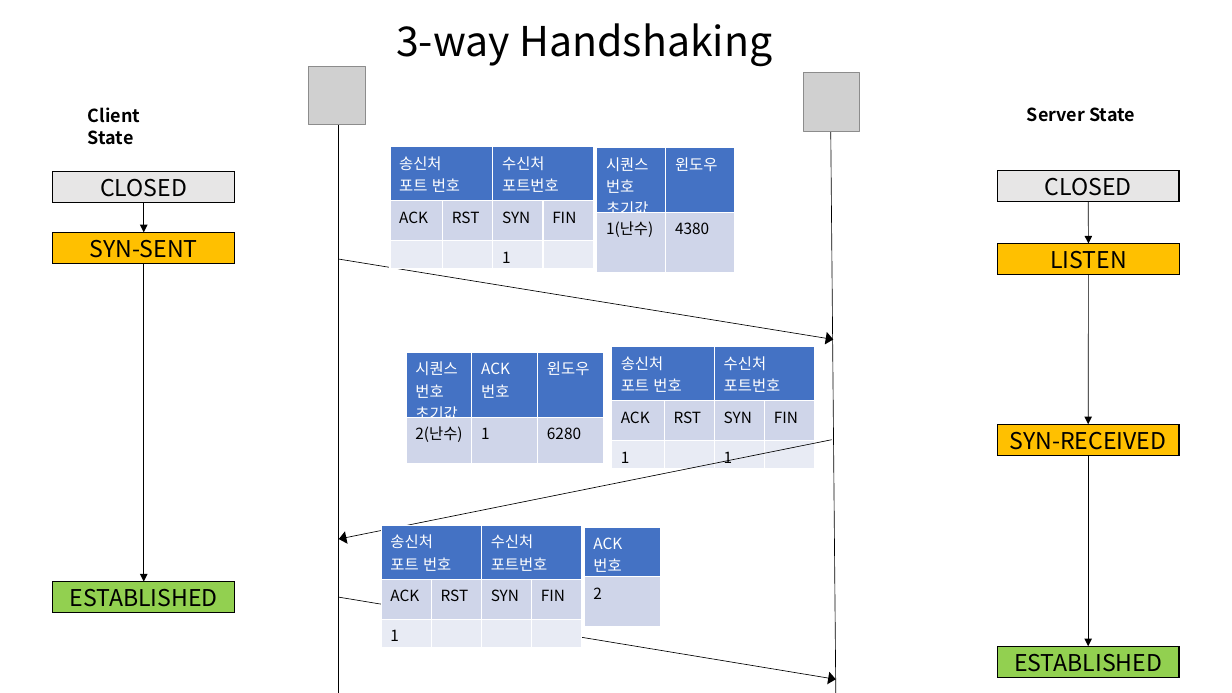
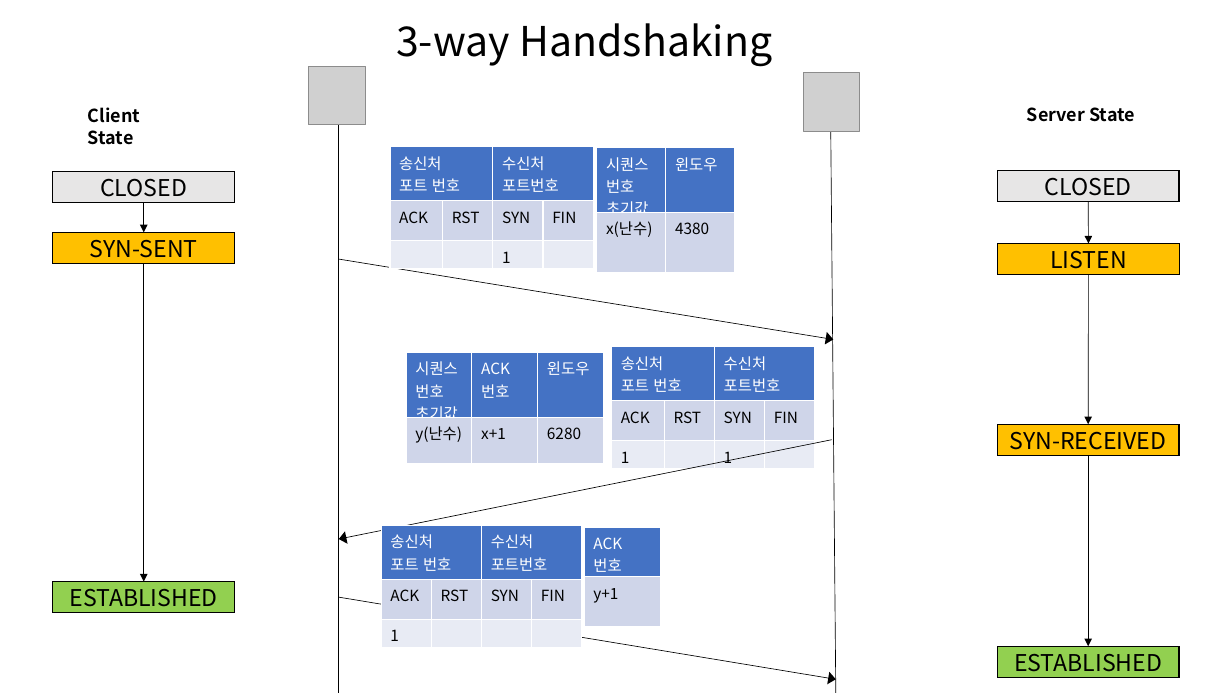
Before and after one commit to cs-study-org/cs-study, a slide deck: slide 6 of 12/beom/ProtocolStack_final.pptx. Drawn at 1232x693 pixels with LibreOffice and Linux fonts; fonts in the diff are those of the drawing; grey boxes stand for pictures. Boxes give left, top, right and bottom in pixels: in the first picture for what was removed or moved away, otherwise in the second. Text is boxed around its words. In the diff, an @@ line names an element or a change of style, - is before the commit and + after.

```diff
--- a/12/beom/ProtocolStack_final.pptx
+++ b/12/beom/ProtocolStack_final.pptx
@@ table at box(597, 148, 736, 273) @@
-row 2, column 1: 1(난수)
+row 2, column 1: x(난수)
@@ table at box(407, 352, 604, 463) @@
-row 2, column 1: 2(난수)
+row 2, column 1: y(난수)
-row 2, column 2: 1
+row 2, column 2: x+1
@@ table at box(584, 527, 660, 626) @@
-row 2, column 1: 2
+row 2, column 1: y+1
```
Also in this commit, not shown: 1 other file.
